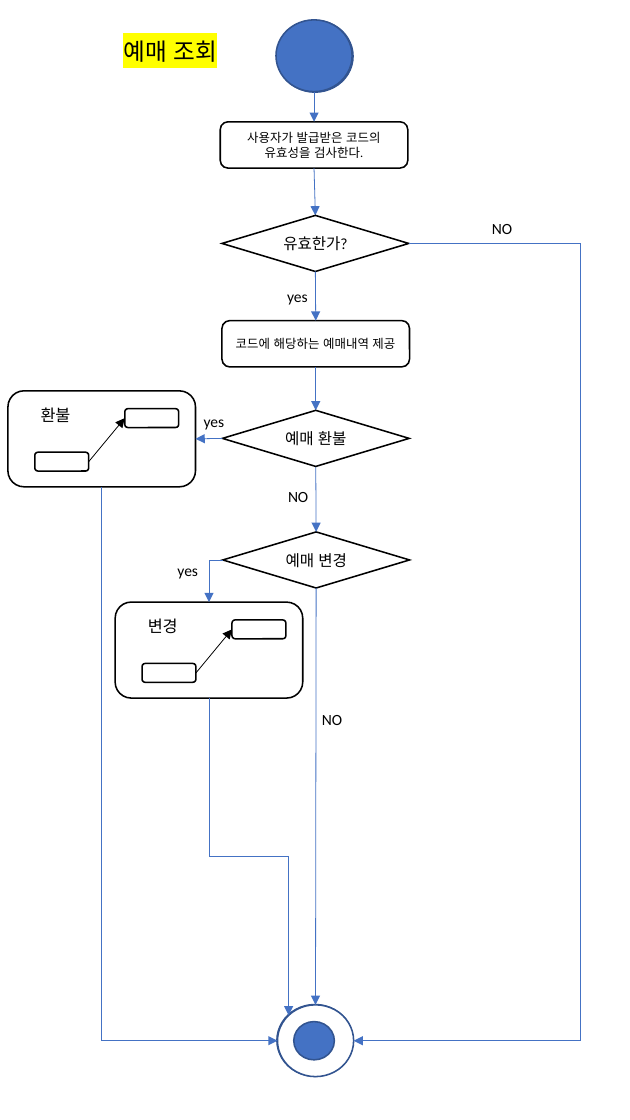
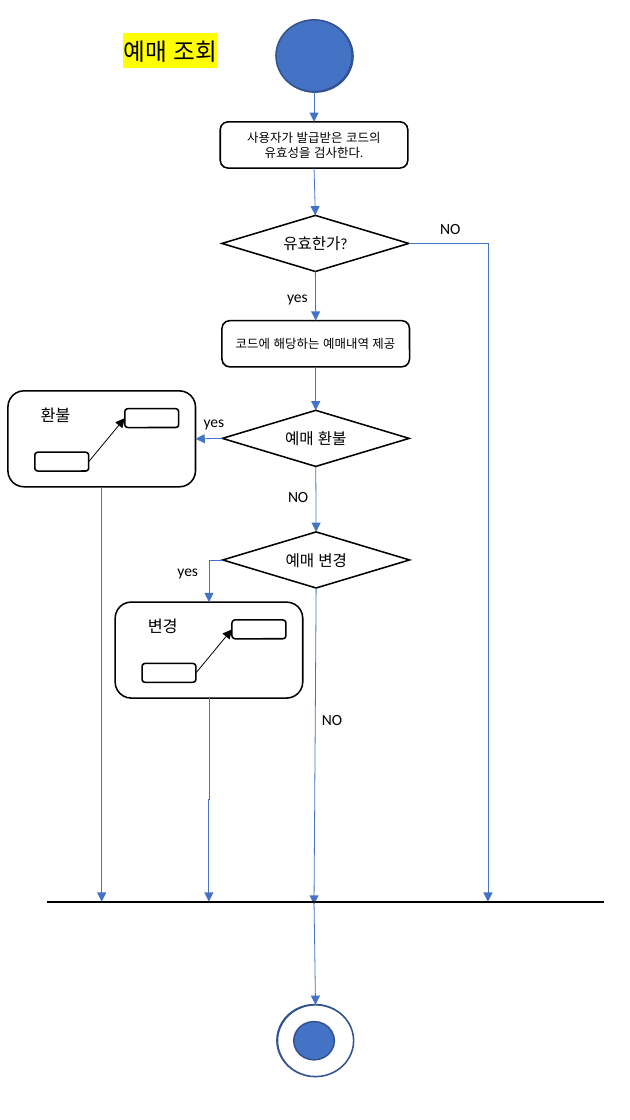
Before and after one commit to deodeok/moba, a slide deck: slide 7 of 소공 설계서/액티비티 다이어그램.pptx. Drawn at 630x1120 pixels with LibreOffice and Linux fonts; fonts in the diff are those of the drawing. Boxes give left, top, right and bottom in pixels: in the first picture for what was removed or moved away, otherwise in the second. Text is boxed around its words. In the diff, an @@ line names an element or a change of style, - is before the commit and + after.

```diff
--- a/소공 설계서/액티비티 다이어그램.pptx
+++ b/소공 설계서/액티비티 다이어그램.pptx
@@ text "NO": place and size @@
-text "NO" at (492, 224, 512, 234)
+text "NO" at (440, 224, 460, 234)
@@ elbow arrow moved from (409, 243) - (354, 1041) to (409, 243) - (489, 902) @@
@@ elbow arrow moved from (102, 488) - (278, 1041) to (102, 488) - (102, 902) @@
@@ arrow moved from (316, 589) - (316, 1006) to (316, 589) - (314, 906) @@
@@ elbow arrow moved from (210, 698) - (289, 1017) to (210, 698) - (210, 902) @@
@@ line added from (47, 902) to (604, 902), #000000 1.5 pt @@
@@ arrow added from (314, 902) to (316, 1006), #4472C4 0.5 pt @@
```
Also in this commit, not shown: 2 other slides changed.
